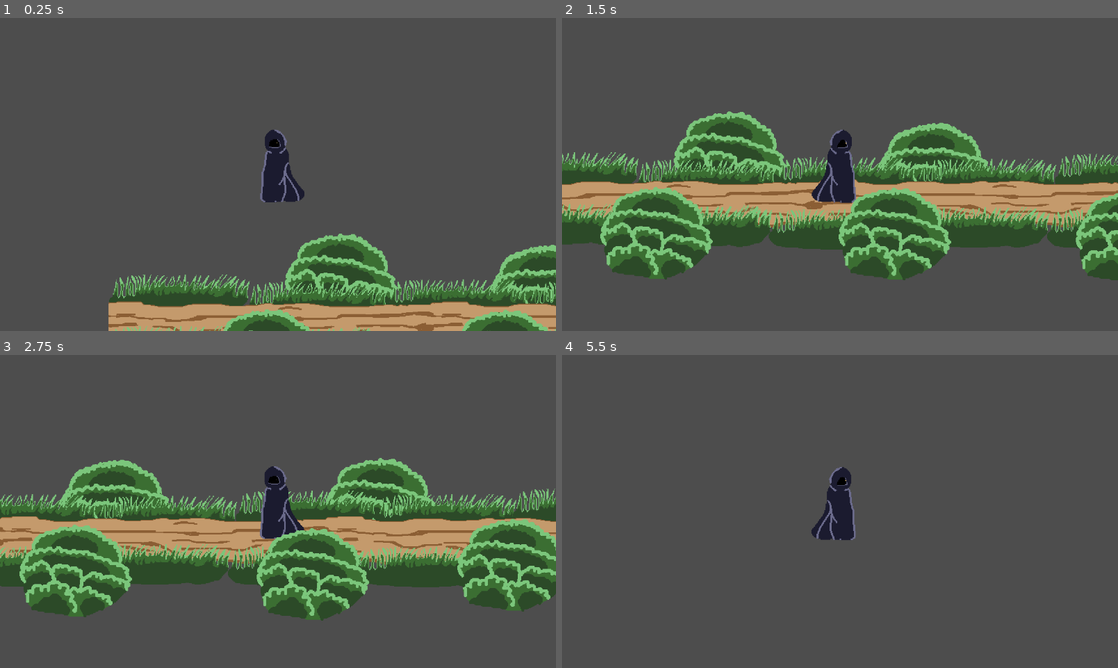
Above: before the commit, frames 1-4 (two rows, left to right).
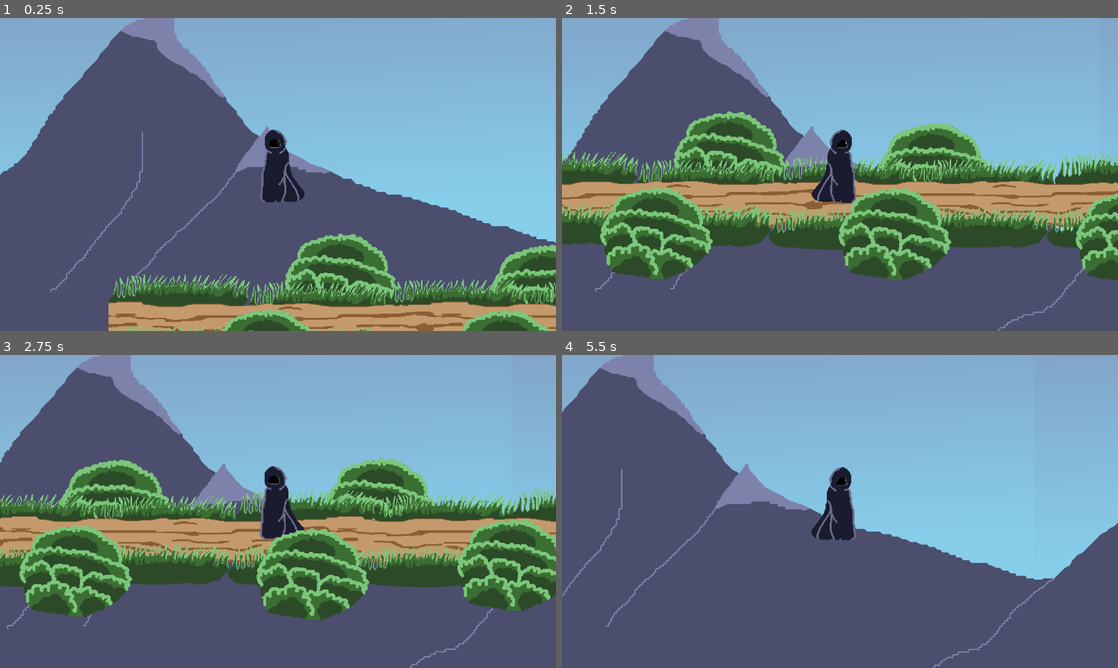
Above: after the commit, the same moments.

Repository: macmist/incremental-game
Game: Godot game, scene res://Scenes/Forest.tscn
The game is run twice, just before and just after one commit, with the same random seed, the same clock (stepped at 60 frames per second) and the same inputs. This scene is started directly instead of the project's main scene.
Inputs (mouse positions are in pixels of both pictures, inside the frame that each line leads up to):
- Up to frame 1 (0.25 s): no input
- Up to frame 2 (1.5 s): tap Enter (ui_accept) at 0.5 s; move the mouse to (962, 158) at 0.52 s; hold Right (move_right) from 0.53 s (still down); click (962, 158) at 0.67 s; tap Space (jump) at 0.77 s; move the mouse to (728, 190) at 1.27 s
- Up to frame 3 (2.75 s): tap Space (jump) at 1.52 s; move the mouse to (333, 442) at 2.02 s; release Right (move_right) at 2.03 s; hold Left (move_left) from 2.03 s (still down)
- Up to frame 4 (5.5 s): move the mouse to (812, 574) at 2.77 s; release Left (move_left) at 2.78 s; hold Right (move_right) 2.78-4.28 s; click (812, 574) at 2.92 s; tap Space (jump) at 3.02, 3.77, 4.52 s; move the mouse to (1006, 558) at 3.52 s; move the mouse to (673, 464) at 4.27 s; hold Left (move_left) 4.28-5.03 s; move the mouse to (867, 511) at 5.02 s; hold Right (move_right) from 5.03 s (still down); click (867, 511) at 5.17 s

The runs differ from the first frame. In frame 1, 83% of the frame differs, in the area x 0-100%, y 0-100%; in frame 2, 65%; in frame 3, 65%; in frame 4, 99%.

Commit message:
feat: background

Diff:
--- a/Scenes/Forest.tscn
+++ b/Scenes/Forest.tscn
@@ -1,6 +1,7 @@
-[gd_scene load_steps=5 format=3 uid="uid://bc2ydvv21y42o"]
+[gd_scene load_steps=6 format=3 uid="uid://bc2ydvv21y42o"]
 
 [ext_resource type="PackedScene" uid="uid://doe7ejy1idhrw" path="res://player.tscn" id="1_7e4re"]
+[ext_resource type="Texture2D" uid="uid://dg2gsj5ufsa3x" path="res://Images/sky.png" id="5_fvlnb"]
 [ext_resource type="PackedScene" uid="uid://b2ejd8at1k3r3" path="res://Components/path.tscn" id="8_bgp1i"]
 [ext_resource type="Texture2D" uid="uid://lpsaka7wj4hr" path="res://Images/long-grass.png" id="9_ykrtj"]
 [ext_resource type="Texture2D" uid="uid://b4tccnk6nbfij" path="res://Images/Bush.png" id="10_okivm"]
@@ -126,3 +127,16 @@
 [node name="Bush4" type="Sprite2D" parent="Front"]
 position = Vector2(714, 317)
 texture = ExtResource("10_okivm")
+
+[node name="ParallaxBackground" type="ParallaxBackground" parent="."]
+follow_viewport_enabled = true
+
+[node name="Parallax2D" type="Parallax2D" parent="ParallaxBackground"]
+scroll_scale = Vector2(0.1, 0)
+repeat_size = Vector2(1000, 0)
+repeat_times = 100
+
+[node name="Sprite2D" type="Sprite2D" parent="ParallaxBackground/Parallax2D"]
+texture = ExtResource("5_fvlnb")
+centered = false
+offset = Vector2(0, -400)
Binary file added: Images/sky.png
Not shown, added: Images/sky.png.import
Binary file added: Images/tree_tall.png
Not shown, added: Images/tree_tall.png.import
Binary file added: Images/water.png
Not shown, added: Images/water.png.import
